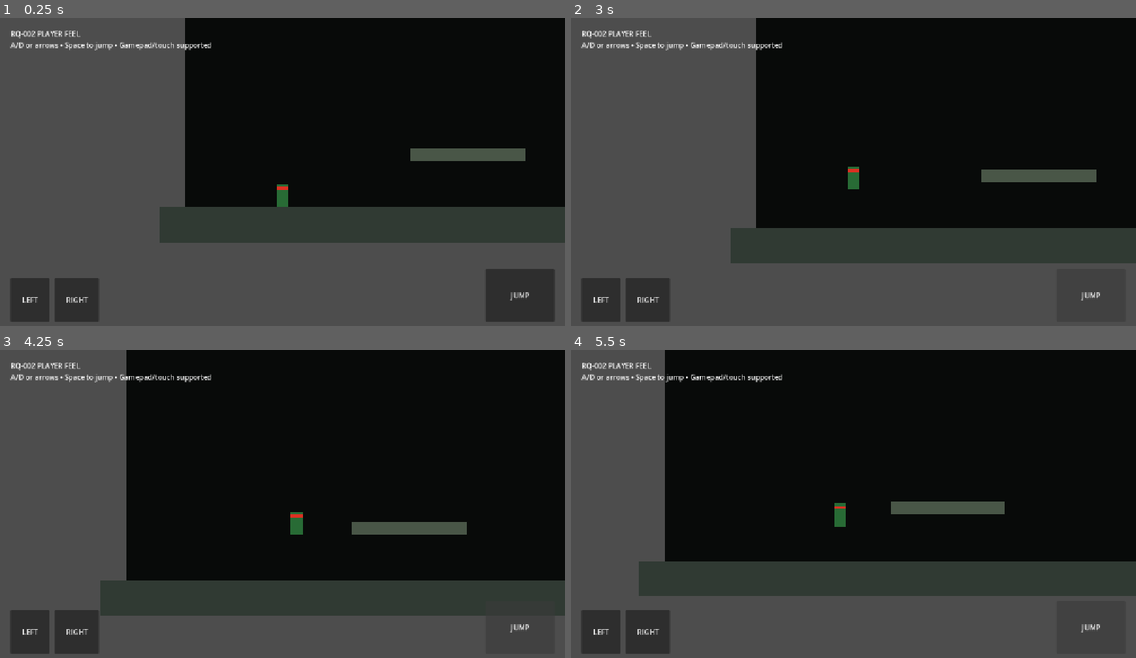
Above: before the commit, frames 1-4 (two rows, left to right).
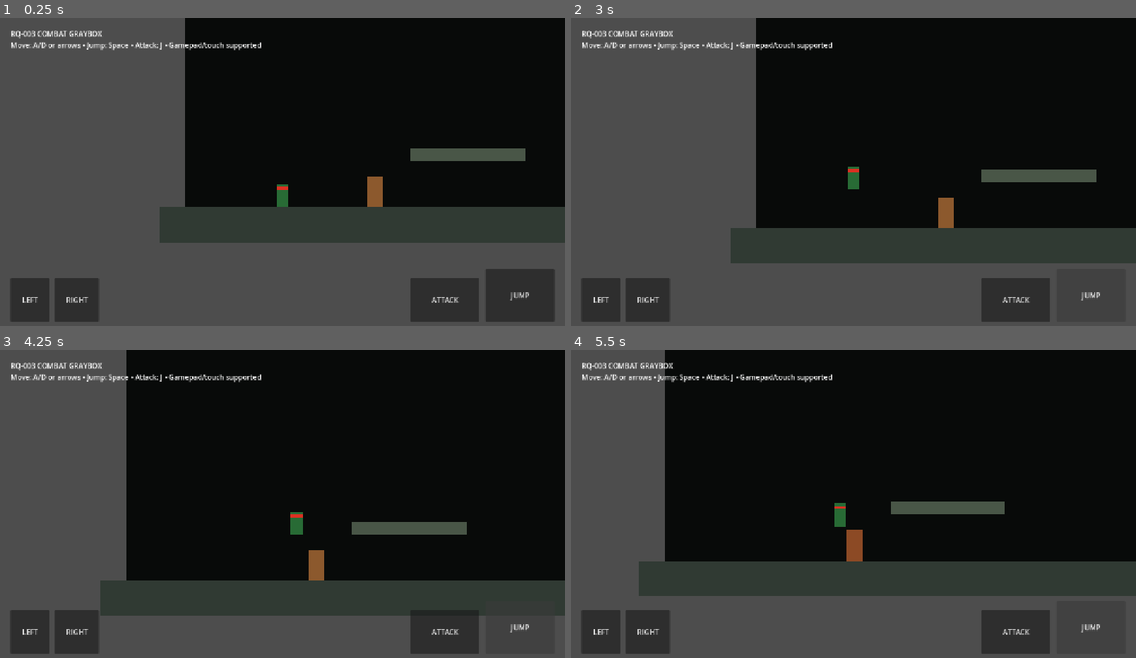
Above: after the commit, the same moments.

Repository: tupiniquimtechsolution-blip/RastaQuest
Game: Godot game, scene res://scenes/main/Main.tscn
The game is run twice, just before and just after one commit, with the same random seed, the same clock (stepped at 60 frames per second) and the same inputs.
Inputs (mouse positions are in pixels of both pictures, inside the frame that each line leads up to):
- Up to frame 1 (0.25 s): no input
- Up to frame 2 (3 s): click (1017, 301) at 0.5 s, where only the run after the commit has a clickable "ATTACK"; click "LEFT" at 1.25 s; click "RIGHT" at 2 s; click "JUMP" at 2.75 s
- Up to frame 3 (4.25 s): hold D (move_right) from 3.53 s (still down); tap J (attack) at 3.6 s; tap Space (jump) at 3.77, 3.8, 4.07 s
- Up to frame 4 (5.5 s): tap Space (jump) at 4.35, 4.52, 4.82, 5.3 s; tap J (attack) at 4.55, 5.1 s; release D (move_right) at 5.03 s; hold A (move_left) from 5.03 s (still down)

The runs differ from the first frame. In frame 1, 2.7% of the frame differs, in the area x 1-85%, y 4-99%; in frame 2, 2.7%; in frame 3, 2.4%; in frame 4, 2.7%.

Commit message:
feat(rq-003): implement combat contracts and electrical effects

Diff:
--- /dev/null
+++ b/game/scenes/enemies/TrainingDummy.tscn
@@ -0,0 +1,28 @@
+[gd_scene load_steps=5 format=3]
+
+[ext_resource type="Script" path="res://scripts/enemies/training_dummy.gd" id="1_dummy"]
+[ext_resource type="Script" path="res://scripts/combat/health_component.gd" id="2_health"]
+[ext_resource type="Script" path="res://scripts/combat/hurtbox.gd" id="3_hurtbox"]
+
+[sub_resource type="RectangleShape2D" id="RectangleShape2D_dummy"]
+size = Vector2(36, 70)
+
+[node name="TrainingDummy" type="Node2D"]
+script = ExtResource("1_dummy")
+
+[node name="Body" type="Polygon2D" parent="."]
+polygon = PackedVector2Array(-18, -35, 18, -35, 18, 35, -18, 35)
+color = Color(0.55, 0.35, 0.18, 1)
+
+[node name="Health" type="Node" parent="."]
+script = ExtResource("2_health")
+max_health = 6
+
+[node name="Hurtbox" type="Area2D" parent="."]
+collision_layer = 4
+collision_mask = 0
+script = ExtResource("3_hurtbox")
+health_path = NodePath("../Health")
+
+[node name="CollisionShape2D" type="CollisionShape2D" parent="Hurtbox"]
+shape = SubResource("RectangleShape2D_dummy")
--- a/game/scenes/player/Player.tscn
+++ b/game/scenes/player/Player.tscn
@@ -1,9 +1,16 @@
-[gd_scene load_steps=3 format=3]
+[gd_scene load_steps=8 format=3]
 
 [ext_resource type="Script" path="res://scripts/player/player_controller.gd" id="1_player"]
+[ext_resource type="Script" path="res://scripts/combat/health_component.gd" id="2_health"]
+[ext_resource type="Script" path="res://scripts/combat/hurtbox.gd" id="3_hurtbox"]
+[ext_resource type="Script" path="res://scripts/combat/hitbox.gd" id="4_hitbox"]
+[ext_resource type="Script" path="res://scripts/player/player_combat.gd" id="5_combat"]
 
 [sub_resource type="RectangleShape2D" id="RectangleShape2D_player"]
 size = Vector2(28, 52)
+
+[sub_resource type="RectangleShape2D" id="RectangleShape2D_attack"]
+size = Vector2(56, 42)
 
 [node name="Player" type="CharacterBody2D"]
 script = ExtResource("1_player")
@@ -21,6 +28,31 @@
 polygon = PackedVector2Array(-14, -20, 14, -20, 14, -14, -14, -14)
 color = Color(0.86, 0.19, 0.13, 1)
 
+[node name="Health" type="Node" parent="."]
+script = ExtResource("2_health")
+max_health = 5
+
+[node name="Hurtbox" type="Area2D" parent="."]
+collision_layer = 2
+collision_mask = 0
+script = ExtResource("3_hurtbox")
+health_path = NodePath("../Health")
+
+[node name="CollisionShape2D" type="CollisionShape2D" parent="Hurtbox"]
+shape = SubResource("RectangleShape2D_player")
+
+[node name="AttackHitbox" type="Area2D" parent="."]
+position = Vector2(38, 0)
+collision_layer = 0
+collision_mask = 4
+script = ExtResource("4_hitbox")
+
+[node name="CollisionShape2D" type="CollisionShape2D" parent="AttackHitbox"]
+shape = SubResource("RectangleShape2D_attack")
+
+[node name="PlayerCombat" type="Node" parent="."]
+script = ExtResource("5_combat")
+
 [node name="Camera2D" type="Camera2D" parent="."]
 position = Vector2(0, -40)
 position_smoothing_enabled = true
--- a/game/scenes/ui/TouchControls.tscn
+++ b/game/scenes/ui/TouchControls.tscn
@@ -28,3 +28,11 @@
 offset_bottom = 690.0
 focus_mode = 0
 text = "JUMP"
+
+[node name="AttackButton" type="Button" parent="."]
+offset_left = 930.0
+offset_top = 590.0
+offset_right = 1086.0
+offset_bottom = 690.0
+focus_mode = 0
+text = "ATTACK"
--- a/game/scenes/world/PlayerFeelRoom.tscn
+++ b/game/scenes/world/PlayerFeelRoom.tscn
@@ -1,8 +1,9 @@
-[gd_scene load_steps=8 format=3]
+[gd_scene load_steps=9 format=3]
 
 [ext_resource type="PackedScene" path="res://scenes/player/Player.tscn" id="1_player"]
 [ext_resource type="PackedScene" path="res://scenes/ui/TouchControls.tscn" id="2_touch"]
 [ext_resource type="Script" path="res://scripts/player/death_plane.gd" id="3_death"]
+[ext_resource type="PackedScene" path="res://scenes/enemies/TrainingDummy.tscn" id="4_dummy"]
 
 [sub_resource type="RectangleShape2D" id="RectangleShape2D_ground"]
 size = Vector2(1400, 80)
@@ -42,6 +43,9 @@
 [node name="Player" parent="." instance=ExtResource("1_player")]
 position = Vector2(220, 600)
 
+[node name="TrainingDummy" parent="." instance=ExtResource("4_dummy")]
+position = Vector2(430, 605)
+
 [node name="DeathPlane" type="Area2D" parent="."]
 position = Vector2(640, 850)
 script = ExtResource("3_death")
@@ -56,6 +60,6 @@
 [node name="Label" type="Label" parent="Instructions"]
 offset_left = 24.0
 offset_top = 24.0
-offset_right = 640.0
-offset_bottom = 92.0
-text = "RQ-002 PLAYER FEEL\nA/D or arrows • Space to jump • Gamepad/touch supported"
+offset_right = 760.0
+offset_bottom = 110.0
+text = "RQ-003 COMBAT GRAYBOX\nMove: A/D or arrows • Jump: Space • Attack: J • Gamepad/touch supported"
--- /dev/null
+++ b/game/scripts/combat/attack_registry.gd
@@ -0,0 +1,17 @@
+extends RefCounted
+
+var _attack_id: int = 0
+var _hit_targets: Dictionary = {}
+
+func begin_attack(attack_id: int) -> void:
+	_attack_id = attack_id
+	_hit_targets.clear()
+
+func can_hit(target_id: int) -> bool:
+	return not _hit_targets.has(target_id)
+
+func mark_hit(target_id: int) -> void:
+	_hit_targets[target_id] = _attack_id
+
+func current_attack_id() -> int:
+	return _attack_id
--- /dev/null
+++ b/game/scripts/combat/combat_effects.gd
@@ -0,0 +1,24 @@
+extends RefCounted
+
+var _rng := RandomNumberGenerator.new()
+
+func _init(seed_value: int = 1) -> void:
+	_rng.seed = seed_value
+
+func roll_electrical_proc(chance: float) -> bool:
+	return _rng.randf() < clampf(chance, 0.0, 1.0)
+
+static func select_nearest_targets(origin: Vector2, candidates: Array, radius: float, max_targets: int) -> Array:
+	var valid: Array = []
+	for candidate in candidates:
+		var position: Vector2 = candidate.get("position", origin)
+		var distance := origin.distance_to(position)
+		if distance <= radius:
+			valid.append({"id": candidate.get("id", -1), "position": position, "distance": distance})
+
+	valid.sort_custom(func(a: Dictionary, b: Dictionary) -> bool:
+		return float(a["distance"]) < float(b["distance"])
+	)
+	if max_targets <= 0:
+		return []
+	return valid.slice(0, mini(max_targets, valid.size()))
--- /dev/null
+++ b/game/scripts/combat/combat_state_priority.gd
@@ -0,0 +1,14 @@
+extends RefCounted
+
+static func resolve(is_dead: bool, is_hurt: bool, attack_animation: StringName, on_floor: bool, motion: Vector2) -> StringName:
+	if is_dead:
+		return &"death"
+	if is_hurt:
+		return &"hurt"
+	if attack_animation != &"":
+		return attack_animation
+	if not on_floor:
+		return &"jump" if motion.y < 0.0 else &"fall"
+	if absf(motion.x) > 1.0:
+		return &"run"
+	return &"idle"
--- /dev/null
+++ b/game/scripts/combat/health_component.gd
@@ -0,0 +1,44 @@
+extends Node
+
+signal damaged(amount: int, remaining_health: int)
+signal died
+
+@export var max_health: int = 5
+@export var invulnerability_seconds: float = 0.35
+
+var health: int
+var _invulnerability_remaining: float = 0.0
+var dead: bool = false
+
+func _ready() -> void:
+	reset_health()
+
+func _process(delta: float) -> void:
+	_invulnerability_remaining = maxf(_invulnerability_remaining - delta, 0.0)
+
+func reset_health() -> void:
+	health = maxi(max_health, 1)
+	_invulnerability_remaining = 0.0
+	dead = false
+
+func restore_full() -> void:
+	reset_health()
+
+func take_damage(amount: int, ignore_invulnerability: bool = false) -> bool:
+	if dead or amount <= 0:
+		return false
+	if not ignore_invulnerability and _invulnerability_remaining > 0.0:
+		return false
+
+	health = maxi(health - amount, 0)
+	_invulnerability_remaining = invulnerability_seconds
+	damaged.emit(amount, health)
+
+	if health == 0:
+		dead = true
+		died.emit()
+
+	return true
+
+func is_invulnerable() -> bool:
+	return _invulnerability_remaining > 0.0
--- /dev/null
+++ b/game/scripts/combat/hitbox.gd
@@ -0,0 +1,39 @@
+extends Area2D
+
+const AttackRegistry = preload("res://scripts/combat/attack_registry.gd")
+
+signal landed_hit(target: Area2D, payload: Dictionary)
+
+var _registry := AttackRegistry.new()
+var _payload: Dictionary = {}
+var _active: bool = false
+
+func _ready() -> void:
+	area_entered.connect(_on_area_entered)
+	monitoring = false
+
+func begin_attack(attack_id: int, amount: int, damage_type: StringName) -> void:
+	_registry.begin_attack(attack_id)
+	_payload = {
+		"attack_id": attack_id,
+		"amount": amount,
+		"damage_type": damage_type,
+		"source": get_parent().get_instance_id(),
+	}
+	_active = true
+	monitoring = true
+
+func end_attack() -> void:
+	_active = false
+	monitoring = false
+
+func _on_area_entered(area: Area2D) -> void:
+	if not _active or not area.has_method("receive_hit"):
+		return
+	var target_id := area.get_instance_id()
+	if not _registry.can_hit(target_id):
+		return
+	_registry.mark_hit(target_id)
+	var accepted: bool = bool(area.call("receive_hit", _payload))
+	if accepted:
+		landed_hit.emit(area, _payload)
--- /dev/null
+++ b/game/scripts/combat/hurtbox.gd
@@ -0,0 +1,14 @@
+extends Area2D
+
+signal hit_received(payload: Dictionary)
+
+@export var health_path: NodePath
+
+@onready var health: Node = get_node(health_path)
+
+func receive_hit(payload: Dictionary) -> bool:
+	var amount: int = int(payload.get("amount", 0))
+	var accepted: bool = health.take_damage(amount)
+	if accepted:
+		hit_received.emit(payload)
+	return accepted
--- /dev/null
+++ b/game/scripts/enemies/training_dummy.gd
@@ -0,0 +1,16 @@
+extends Node2D
+
+@onready var health: Node = $Health
+@onready var body_visual: Polygon2D = $Body
+
+func _ready() -> void:
+	health.damaged.connect(_on_damaged)
+	health.died.connect(_on_died)
+
+func _on_damaged(_amount: int, remaining_health: int) -> void:
+	var ratio := float(remaining_health) / float(health.max_health)
+	body_visual.modulate = Color(1.0, maxf(ratio, 0.35), maxf(ratio, 0.35), 1.0)
+
+func _on_died() -> void:
+	visible = false
+	set_process(false)
--- /dev/null
+++ b/game/scripts/player/player_combat.gd
@@ -0,0 +1,60 @@
+extends Node
+
+const CombatEffects = preload("res://scripts/combat/combat_effects.gd")
+
+signal attack_state_changed(active: bool, animation_name: StringName)
+signal electrical_proc_triggered(position: Vector2)
+
+@export var ground_damage: int = 1
+@export var air_damage: int = 1
+@export var attack_window: float = 0.16
+@export var attack_cooldown: float = 0.30
+@export_range(0.0, 1.0, 0.01) var electrical_proc_chance: float = 0.25
+
+@onready var body: CharacterBody2D = get_parent()
+@onready var hitbox: Area2D = $"../AttackHitbox"
+
+var _attack_id: int = 0
+var _attack_remaining: float = 0.0
+var _cooldown_remaining: float = 0.0
+var _active_animation: StringName = &""
+var _effects := CombatEffects.new(1337)
+
+func _ready() -> void:
+	hitbox.landed_hit.connect(_on_landed_hit)
+
+func _process(delta: float) -> void:
+	_attack_remaining = maxf(_attack_remaining - delta, 0.0)
+	_cooldown_remaining = maxf(_cooldown_remaining - delta, 0.0)
+	if _active_animation != &"" and _attack_remaining <= 0.0:
+		_finish_attack()
+	if Input.is_action_just_pressed("attack"):
+		try_attack()
+
+func try_attack() -> bool:
+	if _cooldown_remaining > 0.0 or _active_animation != &"":
+		return false
+
+	_attack_id += 1
+	_attack_remaining = attack_window
+	_cooldown_remaining = attack_cooldown
+	var grounded := body.is_on_floor()
+	_active_animation = &"attack_axe" if grounded else &"attack_axe_air"
+	var damage := ground_damage if grounded else air_damage
+
+	hitbox.position.x = 38.0 * body.facing_sign()
+	hitbox.begin_attack(_attack_id, damage, &"axe")
+	attack_state_changed.emit(true, _active_animation)
+	return true
+
+func current_attack_animation() -> StringName:
+	return _active_animation
+
+func _finish_attack() -> void:
+	hitbox.end_attack()
+	_active_animation = &""
+	attack_state_changed.emit(false, &"")
+
+func _on_landed_hit(target: Area2D, _payload: Dictionary) -> void:
+	if _effects.roll_electrical_proc(electrical_proc_chance):
+		electrical_proc_triggered.emit(target.global_position)
--- a/game/scripts/player/player_controller.gd
+++ b/game/scripts/player/player_controller.gd
@@ -1,6 +1,7 @@
 extends CharacterBody2D
 
 const StateMachine = preload("res://scripts/player/player_state_machine.gd")
+const CombatStatePriority = preload("res://scripts/combat/combat_state_priority.gd")
 
 signal movement_state_changed(animation_name: StringName)
 
@@ -12,8 +13,11 @@
 @export var jump_velocity: float = -560.0
 @export var coyote_time: float = 0.10
 @export var jump_buffer_time: float = 0.12
+@export var hurt_lock_seconds: float = 0.18
 
 @onready var visual: Node2D = $Visual
+@onready var health: Node = $Health
+@onready var combat: Node = $PlayerCombat
 
 var _spawn_position: Vector2
 var _coyote_remaining: float = 0.0
@@ -21,17 +25,33 @@
 var _facing: float = 1.0
 var _state_machine := StateMachine.new()
 var _last_animation: StringName = &"idle"
+var _hurt_remaining: float = 0.0
+var _dead: bool = false
+var _attack_animation: StringName = &""
 
 func _ready() -> void:
 	_spawn_position = global_position
+	health.damaged.connect(_on_damaged)
+	health.died.connect(_on_died)
+	combat.attack_state_changed.connect(_on_attack_state_changed)
 	_update_state()
 
 func _physics_process(delta: float) -> void:
+	_hurt_remaining = maxf(_hurt_remaining - delta, 0.0)
+
+	if _dead:
+		velocity = Vector2.ZERO
+		_update_state()
+		return
+
 	_update_jump_windows(delta)
-	_apply_horizontal_input(delta)
+	if _hurt_remaining <= 0.0:
+		_apply_horizontal_input(delta)
+		_try_jump()
+	else:
+		velocity.x = move_toward(velocity.x, 0.0, deceleration * delta)
+
 	_apply_gravity(delta)
-	_try_jump()
-
 	move_and_slide()
 	_update_facing()
 	_update_state()
@@ -41,10 +61,18 @@
 	velocity = Vector2.ZERO
 	_coyote_remaining = 0.0
 	_jump_buffer_remaining = 0.0
+	_hurt_remaining = 0.0
+	_dead = false
+	_attack_animation = &""
+	health.restore_full()
+	visible = true
 	_update_state()
 
 func current_animation_name() -> StringName:
 	return _last_animation
+
+func facing_sign() -> float:
+	return _facing
 
 func _update_jump_windows(delta: float) -> void:
 	if is_on_floor():
@@ -78,15 +106,33 @@
 		_facing = 1.0
 	elif velocity.x < -1.0:
 		_facing = -1.0
-
 	visual.scale.x = absf(visual.scale.x) * _facing
 
 func _update_state() -> void:
-	var state: int = _state_machine.resolve(is_on_floor(), velocity)
-	var animation := StateMachine.animation_name(state)
+	_state_machine.resolve(is_on_floor(), velocity)
+	var animation := CombatStatePriority.resolve(
+		_dead,
+		_hurt_remaining > 0.0,
+		_attack_animation,
+		is_on_floor(),
+		velocity
+	)
 
 	if animation == _last_animation:
 		return
 
 	_last_animation = animation
 	movement_state_changed.emit(animation)
+
+func _on_damaged(_amount: int, _remaining_health: int) -> void:
+	_hurt_remaining = hurt_lock_seconds
+	_update_state()
+
+func _on_died() -> void:
+	_dead = true
+	_attack_animation = &""
+	_update_state()
+
+func _on_attack_state_changed(active: bool, animation_name: StringName) -> void:
+	_attack_animation = animation_name if active else &""
+	_update_state()
--- a/game/scripts/ui/touch_controls.gd
+++ b/game/scripts/ui/touch_controls.gd
@@ -3,16 +3,19 @@
 @onready var left_button: Button = $LeftButton
 @onready var right_button: Button = $RightButton
 @onready var jump_button: Button = $JumpButton
+@onready var attack_button: Button = $AttackButton
 
 func _ready() -> void:
 	_bind_hold(left_button, &"move_left")
 	_bind_hold(right_button, &"move_right")
 	_bind_hold(jump_button, &"jump")
+	_bind_hold(attack_button, &"attack")
 
 func _exit_tree() -> void:
 	Input.action_release("move_left")
 	Input.action_release("move_right")
 	Input.action_release("jump")
+	Input.action_release("attack")
 
 func _bind_hold(button: BaseButton, action: StringName) -> void:
 	button.button_down.connect(_press_action.bind(action))
--- /dev/null
+++ b/game/tests/combat_smoke.gd
@@ -0,0 +1,86 @@
+extends SceneTree
+
+const AttackRegistry = preload("res://scripts/combat/attack_registry.gd")
+const HealthComponent = preload("res://scripts/combat/health_component.gd")
+const Priority = preload("res://scripts/combat/combat_state_priority.gd")
+const CombatEffects = preload("res://scripts/combat/combat_effects.gd")
+
+func _init() -> void:
+	if not _test_attack_registry():
+		return
+	if not _test_health():
+		return
+	if not _test_priority():
+		return
+	if not _test_electrical_determinism():
+		return
+	if not _test_chain_and_aoe_selection():
+		return
+	print("RQ003_COMBAT_OK")
+	quit(0)
+
+func _test_attack_registry() -> bool:
+	var registry := AttackRegistry.new()
+	registry.begin_attack(1)
+	if not registry.can_hit(42):
+		return _fail("fresh target must be hittable")
+	registry.mark_hit(42)
+	if registry.can_hit(42):
+		return _fail("same attack cannot double-hit same target")
+	registry.begin_attack(2)
+	if not registry.can_hit(42):
+		return _fail("new attack must allow target again")
+	return true
+
+func _test_health() -> bool:
+	var health := HealthComponent.new()
+	health.max_health = 3
+	health.reset_health()
+	if not health.take_damage(1, true) or health.health != 2:
+		return _fail("health damage contract failed")
+	if not health.take_damage(2, true) or not health.dead:
+		return _fail("death contract failed")
+	if health.take_damage(1, true):
+		return _fail("dead target accepted damage")
+	return true
+
+func _test_priority() -> bool:
+	if Priority.resolve(true, true, &"attack_axe", true, Vector2.ZERO) != &"death":
+		return _fail("death priority failed")
+	if Priority.resolve(false, true, &"attack_axe", true, Vector2.ZERO) != &"hurt":
+		return _fail("hurt priority failed")
+	if Priority.resolve(false, false, &"attack_axe", true, Vector2.ZERO) != &"attack_axe":
+		return _fail("attack priority failed")
+	if Priority.resolve(false, false, &"", false, Vector2(0, -10)) != &"jump":
+		return _fail("air movement priority failed")
+	return true
+
+func _test_electrical_determinism() -> bool:
+	var left := CombatEffects.new(9001)
+	var right := CombatEffects.new(9001)
+	for _index in range(32):
+		if left.roll_electrical_proc(0.37) != right.roll_electrical_proc(0.37):
+			return _fail("fixed-seed electrical proc diverged")
+	if CombatEffects.new(1).roll_electrical_proc(0.0):
+		return _fail("zero proc chance must be false")
+	if not CombatEffects.new(1).roll_electrical_proc(1.0):
+		return _fail("full proc chance must be true")
+	return true
+
+func _test_chain_and_aoe_selection() -> bool:
+	var candidates: Array = [
+		{"id": 1, "position": Vector2(12, 0)},
+		{"id": 2, "position": Vector2(5, 0)},
+		{"id": 3, "position": Vector2(30, 0)},
+	]
+	var selected := CombatEffects.select_nearest_targets(Vector2.ZERO, candidates, 20.0, 2)
+	if selected.size() != 2:
+		return _fail("chain/AOE target count failed")
+	if int(selected[0]["id"]) != 2 or int(selected[1]["id"]) != 1:
+		return _fail("nearest-target ordering failed")
+	return true
+
+func _fail(message: String) -> bool:
+	push_error(message)
+	quit(1)
+	return false
Not shown, changed: .github/workflows/godot-ci.yml
